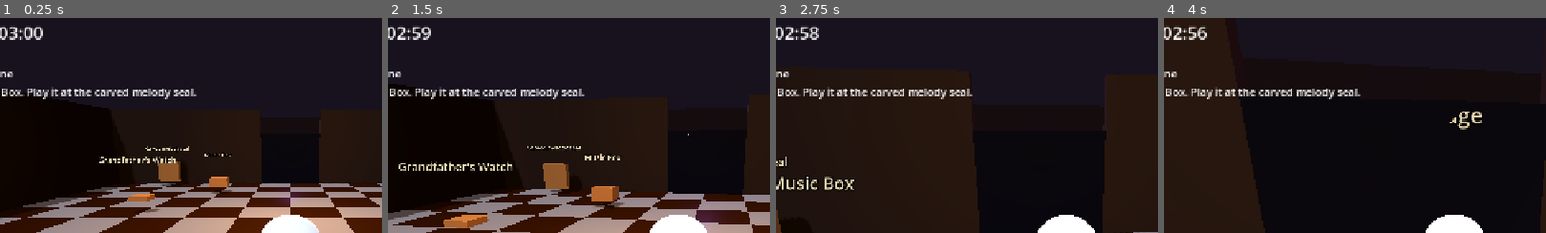
Above: before the commit, frames 1-4 (left to right).
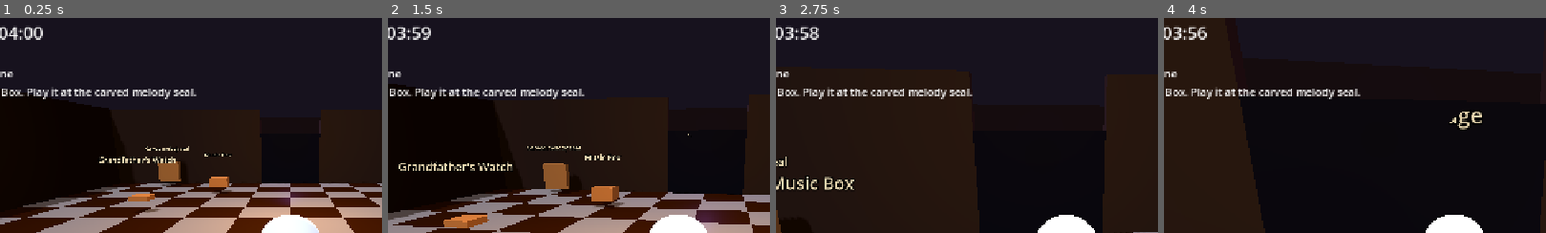
Above: after the commit, the same moments.

Repository: Shartley/Heirloom
Game: Godot game, scene res://scenes/Main.tscn
Two runs of this game, one before a commit and one after it. Both use one fixed random seed, a clock stepped at 60 frames per second and the inputs below.
Inputs (mouse positions are % of the whole screen's width and height, from its top left):
- Up to frame 1 (0.25 s): no input
- Up to frame 2 (1.5 s): tap Enter at 0.5 s; move the mouse to (55, 50) at 0.52 s; hold E (interact) 0.53-1.28 s; hold W (move_forward) from 0.53 s (still down); move the mouse to (45, 50) at 1.27 s; tap Tab (switch_heirloom) at 1.35 s
- Up to frame 3 (2.75 s): keep holding W (move_forward); move the mouse to (52, 48) at 2.02 s; hold Q (use_heirloom) from 2.03 s (still down)
- Up to frame 4 (4 s): keep holding W (move_forward); move the mouse to (49, 52) at 2.77 s; release Q (use_heirloom) at 2.78 s; tap E (interact) at 2.85 s; move the mouse to (57, 51) at 3.52 s; hold Tab (switch_heirloom) from 3.53 s (still down)
The pictures show only the part of the screen within x 12-62%, y 2-52%; the shares and areas given below are measured in that part.

The runs differ from the first frame. In frame 1, 0.1% of the frame differs, in the area x 2-5%, y 3-11%; in frame 2, less than 0.1%; in frame 3, less than 0.1%; in frame 4, less than 0.1%.

Commit message:
Increase time_remaining from 180 to 240 seconds

Diff:
--- a/Heirloom_Game/scripts/game_state.gd
+++ b/Heirloom_Game/scripts/game_state.gd
@@ -7,7 +7,7 @@
 signal game_won
 
 var active_heirloom: String = "None"
-var time_remaining: float = 180.0
+var time_remaining: float = 240.0
 var time_effect: String = "normal"
 var loop_count: int = 0
 var collected_heirlooms: Array[String] = []
